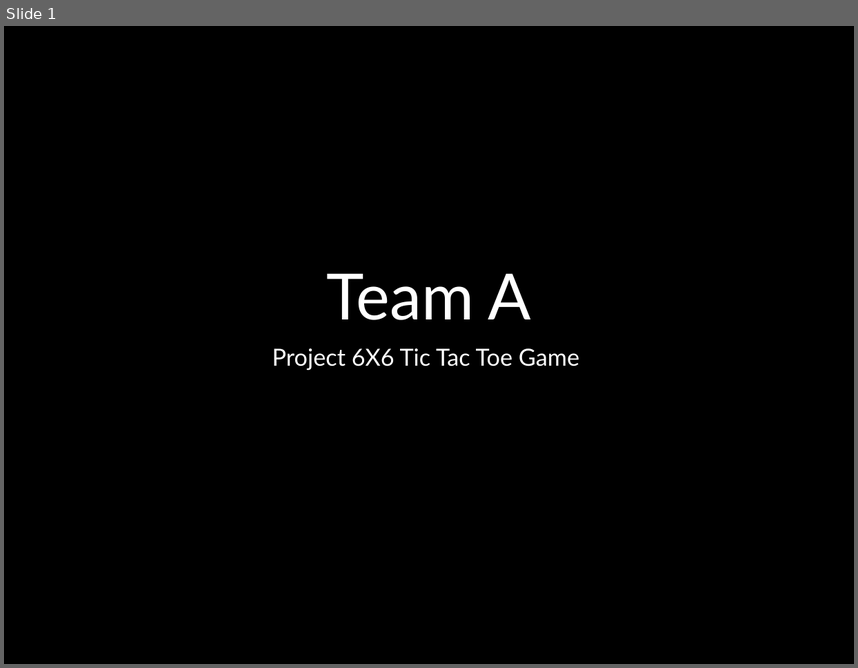
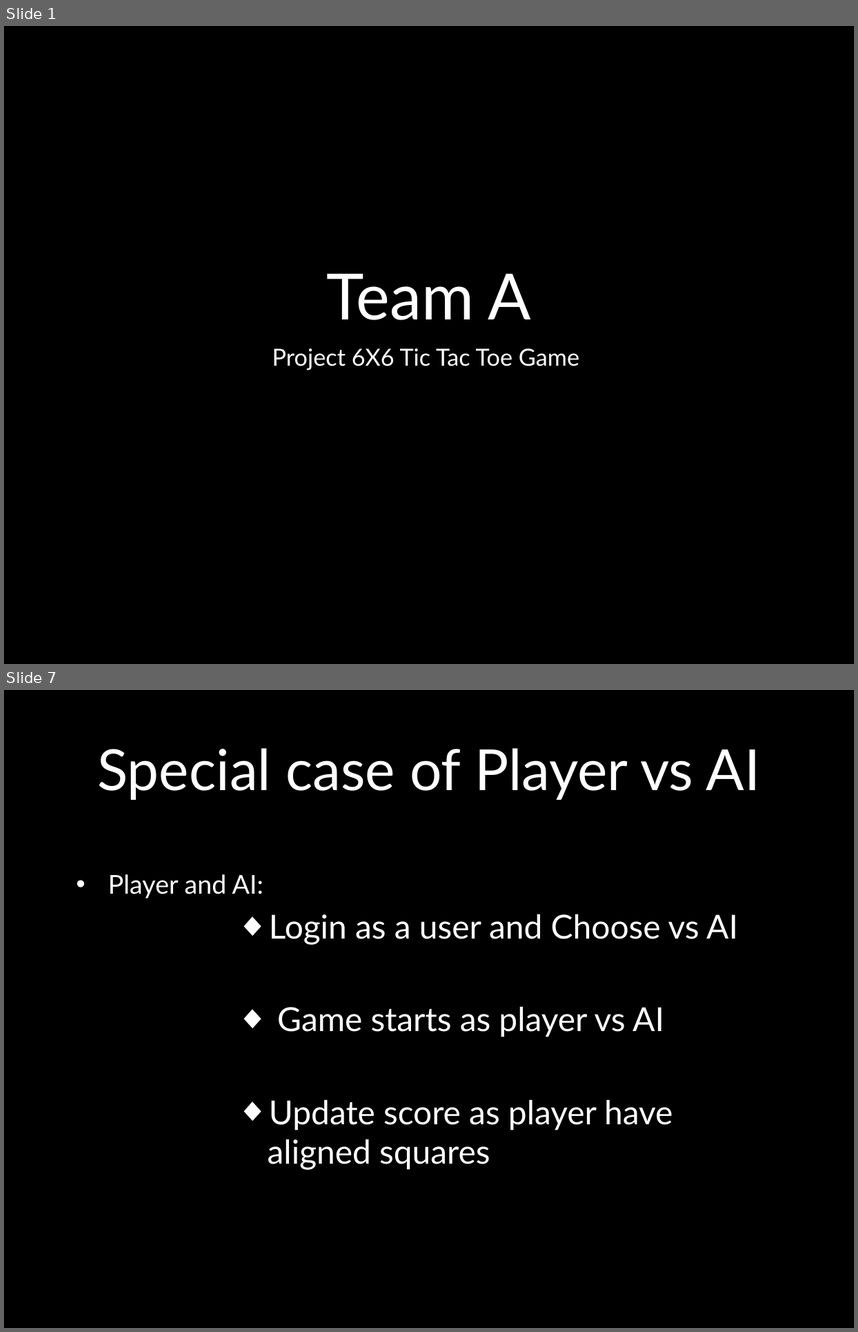
Before and after one commit to Amatarasu/A-Team, a slide deck: Power Point Presentation.pptx. Shown one above the other, each under a label of ours: slide 1 before the commit, slides 1 and 7 after it; the slides between them are not shown. The pictures are 858x668 and 858x1332 pixels, drawn with LibreOffice and Linux fonts; fonts in the diff are those of the drawing; background and template pictures are left out. Boxes give left, top, right and bottom in pixels: in the first picture for what was removed or moved away, otherwise in the second. Text is boxed around its words. In the diff, an @@ line names an element or a change of style, - is before the commit and + after.

```diff
--- a/Power Point Presentation.pptx
+++ b/Power Point Presentation.pptx
@@ slide 7 added at bbox=[4, 690, 854, 1328], background picture (left out) @@
@@ title added at bbox=[97, 748, 761, 800], 48 pt, text #FFFFFF @@
+Special case of Player vs AI
@@ text added at bbox=[108, 874, 738, 1170], 28 pt, text #FFFFFF @@
+• Player and AI:
+          ◆ Login as a user and Choose vs AI
+          ◆ Game starts as player vs AI
+          ◆ Update score as player have aligned squares
```
Also in this commit, not shown: 3 slides changed, 3 other slides added, 2 slides removed.
